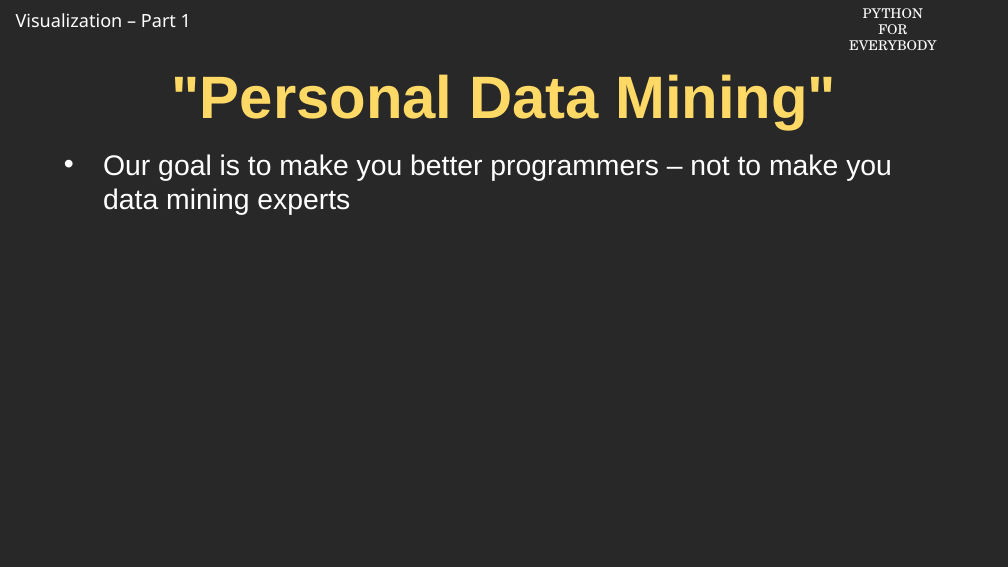
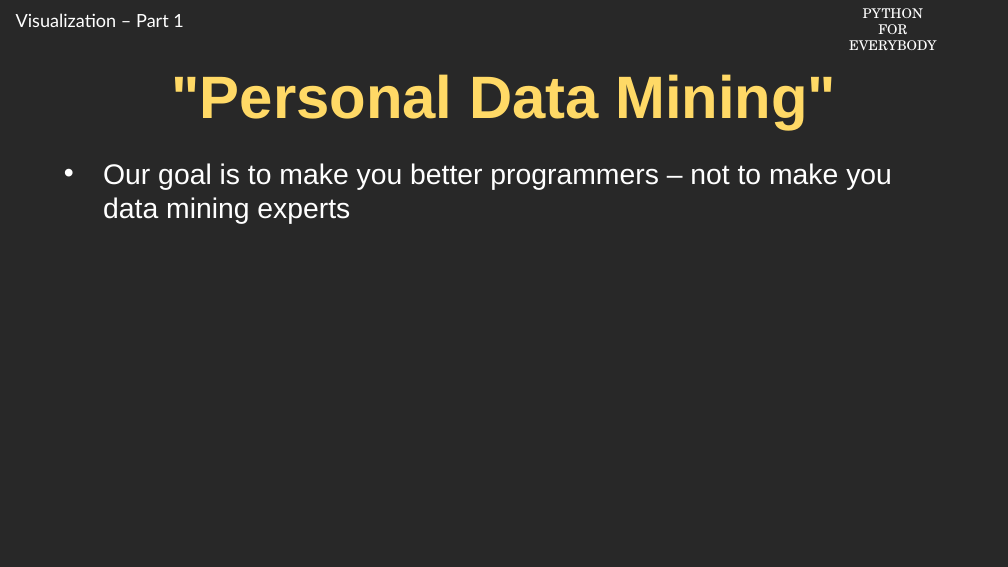
Before and after one commit to csev/py4e, a slide deck: slide 4 of cai/redo-2024/Slides/16-01-python4e.05.120816.pptx. Drawn at 1008x567 pixels with LibreOffice and Linux fonts; fonts in the diff are those of the drawing; background and template pictures are left out. Boxes give left, top, right and bottom in pixels: in the first picture for what was removed or moved away, otherwise in the second. Text is boxed around its words. In the diff, an @@ line names an element or a change of style, - is before the commit and + after.

```diff
--- a/cai/redo-2024/Slides/16-01-python4e.05.120816.pptx
+++ b/cai/redo-2024/Slides/16-01-python4e.05.120816.pptx
@@ text "Visualization – Part 1" at (16, 13, 183, 27): font Noto Sans to Lato @@
@@ text "Our goal is to make ...": place and size @@
-text "Our goal is to make ..." at (103, 154, 892, 215)
+text "Our goal is to make ..." at (103, 163, 892, 224)
```
Also in this commit, not shown: 6 other slides changed, 1 slide added, 3 slides removed, 2 other files.
